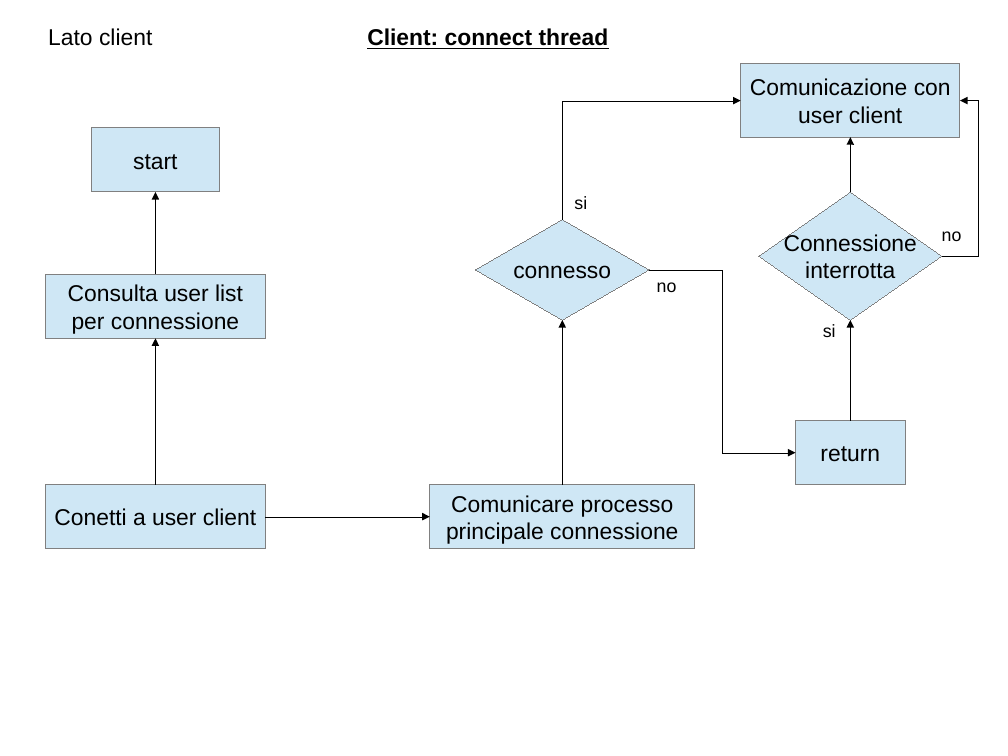
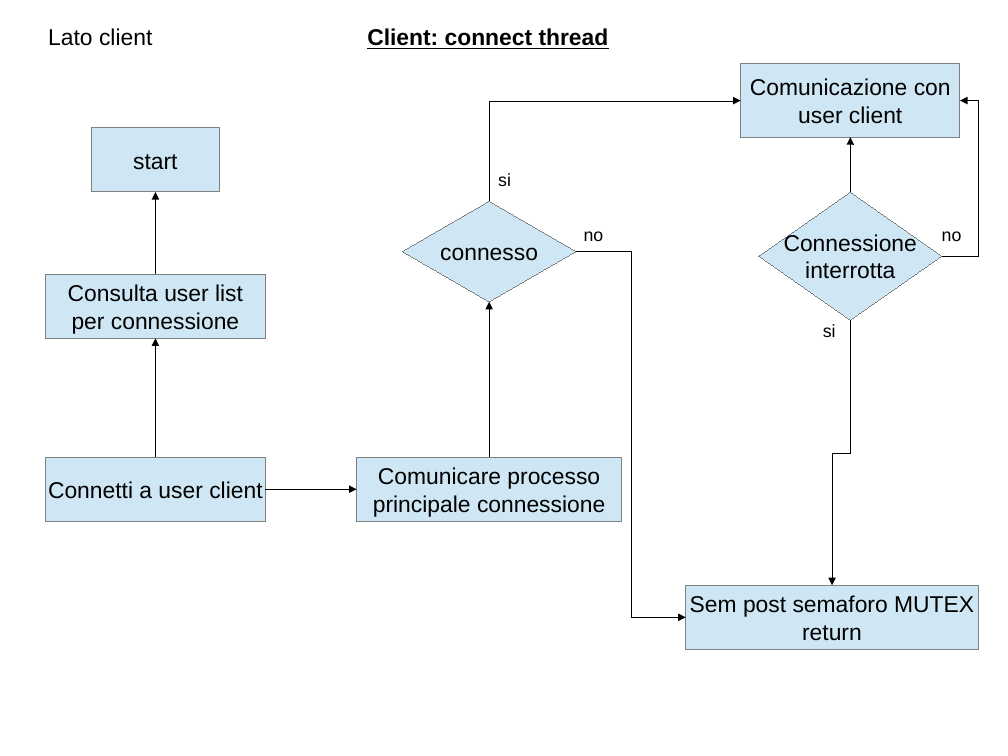
Before and after one commit to polyc/talk-service, a slide deck: slide 8 of SO_projectDiagram.odp. Drawn at 1008x756 pixels with LibreOffice and Linux fonts; fonts in the diff are those of the drawing. Boxes give left, top, right and bottom in pixels: in the first picture for what was removed or moved away, otherwise in the second. Text is boxed around its words. In the diff, an @@ line names an element or a change of style, - is before the commit and + after.

Commit message:
modifiche ultime parte client

```diff
--- a/SO_projectDiagram.odp
+++ b/SO_projectDiagram.odp
@@ elbow arrow moved from (563, 220) - (741, 101) to (489, 201) - (741, 101) @@
@@ text "si": place and size @@
-text "si" at <box>574,196,587,209</box>
+text "si" at <box>498,173,511,186</box>
@@ diamond "connesso": place and size @@
-diamond "connesso" at <box>476,220,649,320</box>
+diamond "connesso" at <box>402,201,576,302</box>
@@ text "no": place and size @@
-text "no" at <box>657,282,677,292</box>
+text "no" at <box>584,231,604,241</box>
@@ elbow arrow moved from (649, 270) - (796, 453) to (576, 252) - (686, 617) @@
@@ elbow arrow moved from (563, 485) - (563, 320) to (489, 457) - (489, 302) @@
@@ elbow arrow moved from (851, 421) - (851, 320) to (851, 320) - (832, 585) @@
@@ elbow arrow moved from (155, 485) - (155, 338) to (155, 457) - (155, 338) @@
@@ rectangle removed at <box>796,421,906,485</box> @@
-return
@@ rectangle "Connetti a user client": place and size @@
-rectangle "Connetti a user client" at <box>46,485,265,549</box>
+rectangle "Connetti a user client" at <box>46,457,265,521</box>
@@ rectangle "Comunicare processo": place and size @@
-rectangle "Comunicare processo" at <box>430,485,695,549</box>
+rectangle "Comunicare processo" at <box>357,457,622,521</box>
@@ text in rectangle at <box>48,481,262,499</box>: text changed @@
-Conetti a user client
+Connetti a user client
@@ elbow arrow moved from (265, 517) - (430, 517) to (265, 489) - (357, 489) @@
@@ rectangle added at <box>686,585,979,649</box>, fill #CFE7F5, outline #808080 0 pt, 18 pt, text #000000 @@
+Sem post semaforo MUTEX
+return
```
Also in this commit, not shown: 3 other slides changed, 2 slides added.
